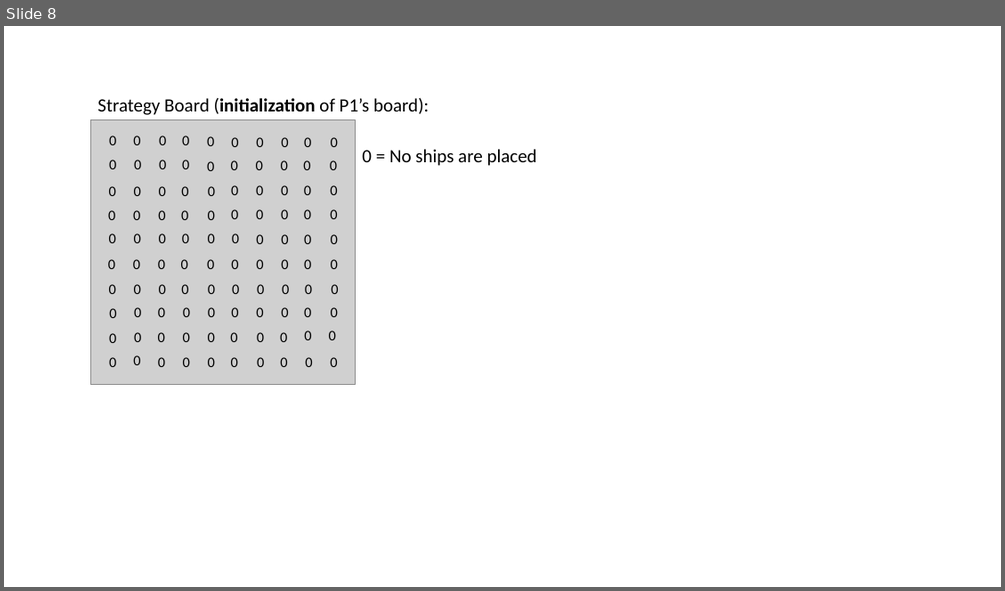
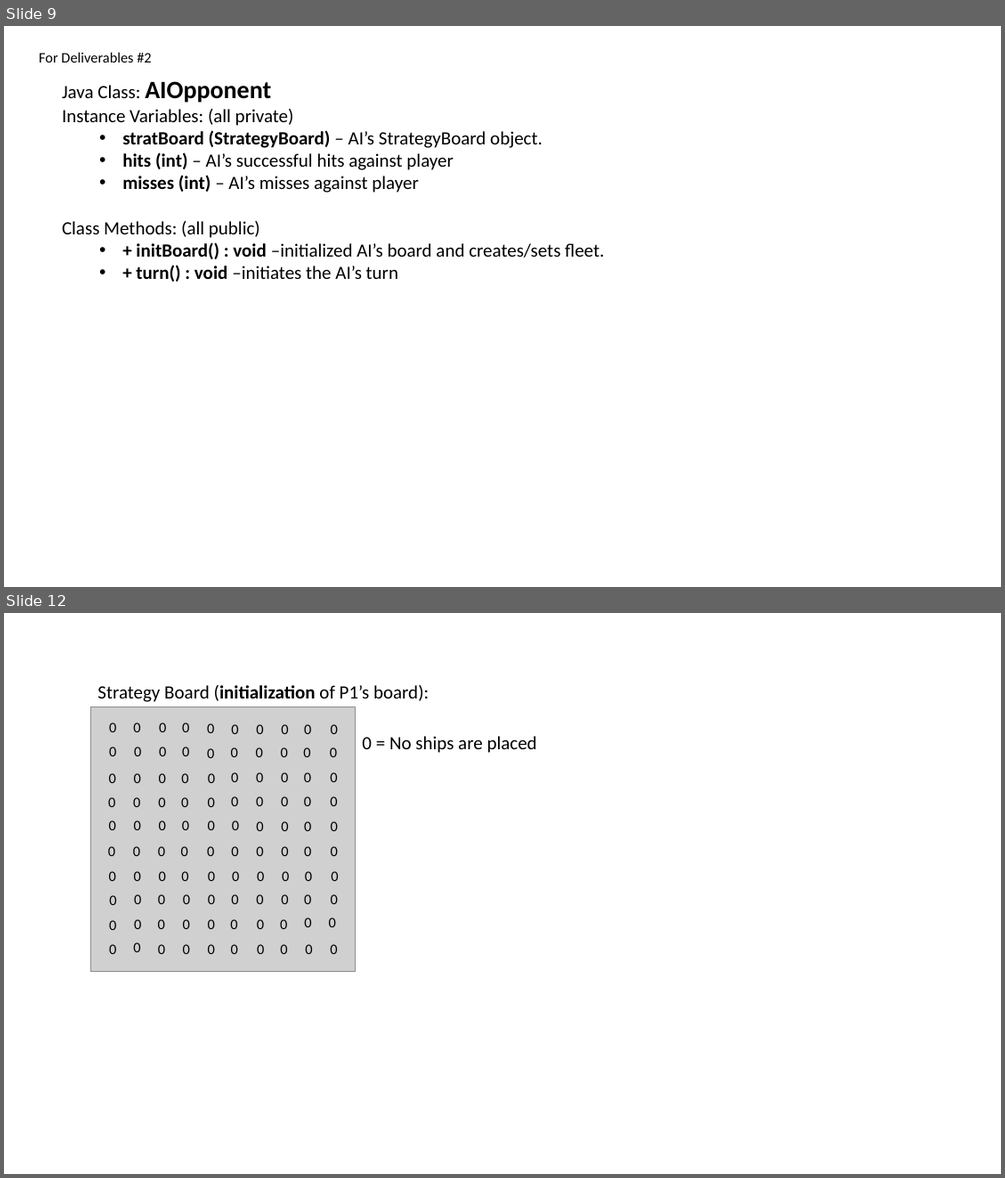
Before and after one commit to RedPanda8765/BattleshipFinal, a slide deck: personal notes (remove after build complete)/UML_Class Diagram.pptx. Shown one above the other, each under a label of ours: slide 8 before the commit, slides 9 and 12 after it; the slides between them are not shown. The pictures are 1005x591 and 1005x1178 pixels, drawn with LibreOffice and Linux fonts; fonts in the diff are those of the drawing; grey boxes stand for pictures. Boxes give left, top, right and bottom in pixels: in the first picture for what was removed or moved away, otherwise in the second. Text is boxed around its words. In the diff, an @@ line names an element or a change of style, - is before the commit and + after.

Commit message:
Fixed backpress defects at login and start screens. Added ship rotation and selection functionality to strategy board screen. 	**need to add ship placement functionality next**

```diff
--- a/personal notes (remove after build complete)/UML_Class Diagram.pptx
+++ b/personal notes (remove after build complete)/UML_Class Diagram.pptx
@@ slide 9 added at box(4, 26, 1001, 587), background #FFFFFF @@
@@ text added at box(39, 52, 151, 62), 14 pt, text #000000 @@
+For Deliverables #2
@@ text added at box(62, 81, 604, 281), 18 pt, text #000000 @@
+Java Class: AIOpponent
+Instance Variables: (all private)
+  • stratBoard (StrategyBoard) – AI’s StrategyBoard object.
+  • hits (int) – AI’s successful hits against player
+  • misses (int) – AI’s misses against player
+Class Methods: (all public)
+  • + initBoard() : void –initialized AI’s board and creates/sets fleet.
+  • + turn() : void –initiates the AI’s turn
@@ what was slide 8 is now slide 12 @@
```
Also in this commit, not shown: 7 slides changed, 11 other slides added, 2 slides removed, 10 other files.
